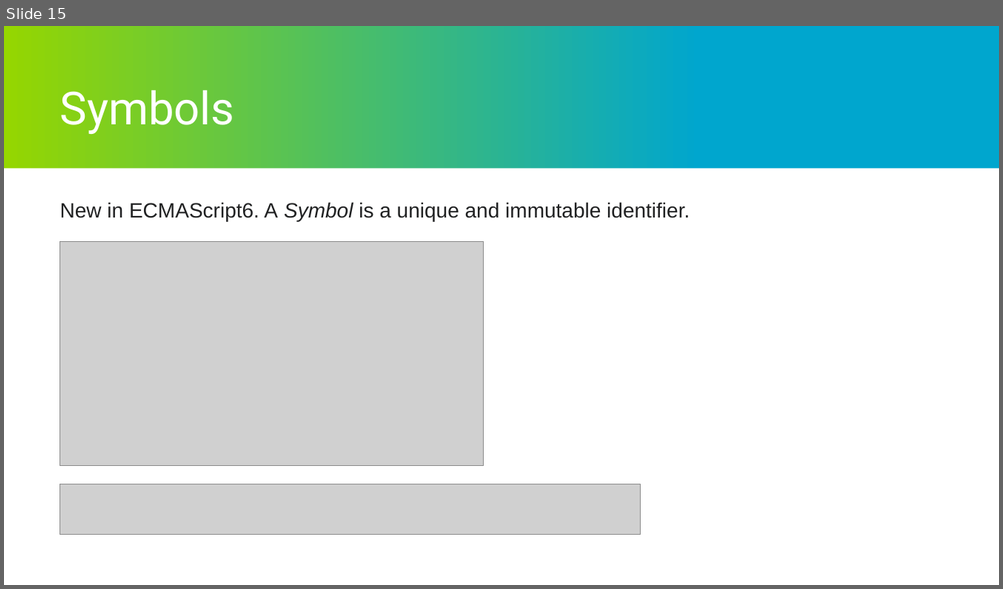
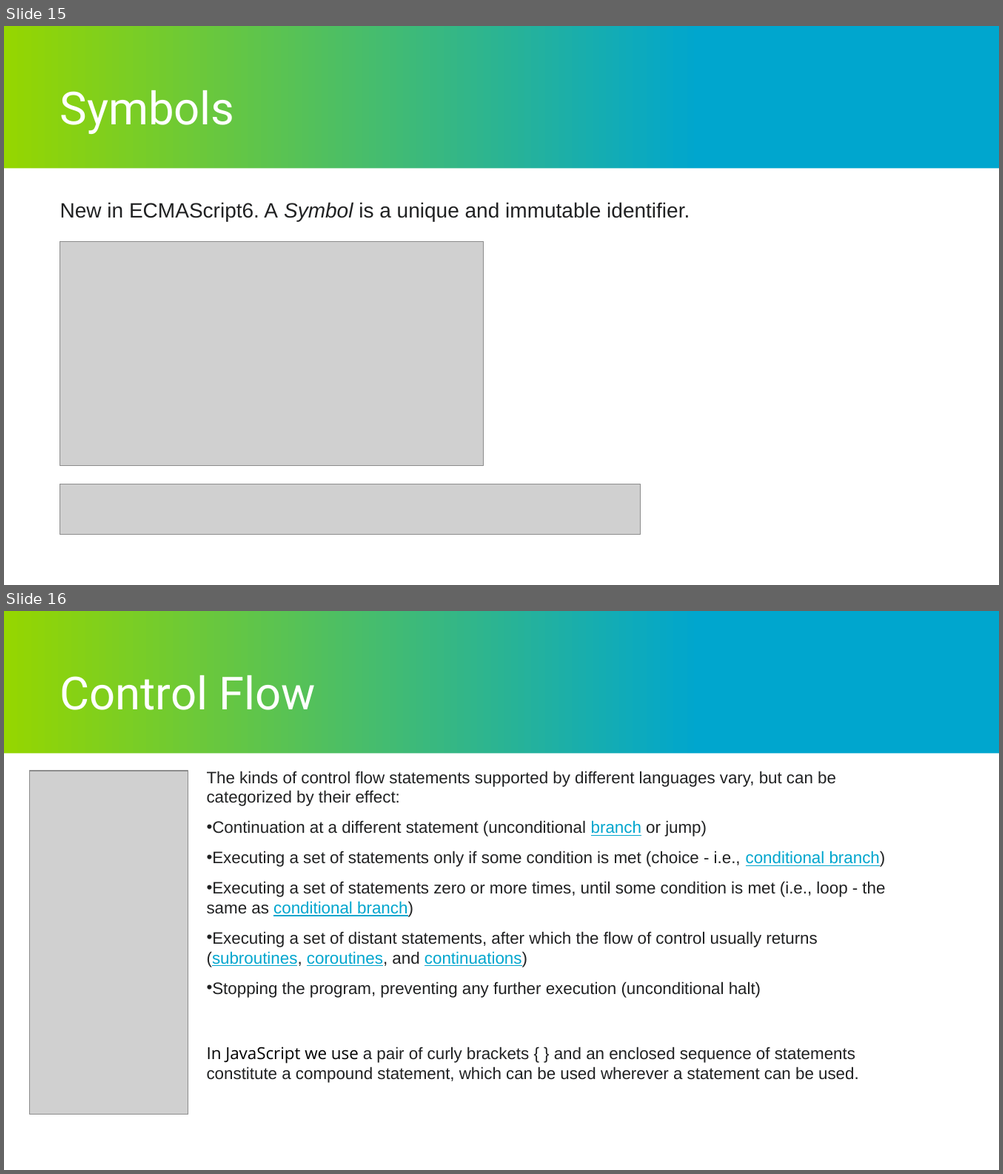
Before and after one commit to maksym-strus/presentations, a slide deck: Syntax.pptx. Shown one above the other, each under a label of ours: slide 15 before the commit, slides 15 and 16 after it. The pictures are 1003x589 and 1003x1174 pixels, drawn with LibreOffice and Linux fonts; fonts in the diff are those of the drawing; grey boxes stand for pictures; background and template pictures are left out. Boxes give left, top, right and bottom in pixels: in the first picture for what was removed or moved away, otherwise in the second. Text is boxed around its words. In the diff, an @@ line names an element or a change of style, - is before the commit and + after.

```diff
--- a/Syntax.pptx
+++ b/Syntax.pptx
@@ slide 16 added at box(4, 611, 999, 1170), background #000000; not listed: 2 template elements that a slide beside it also shows @@
@@ title added at box(60, 675, 315, 710), 44 pt, text #FFFFFF @@
+Control Flow
@@ picture added at box(30, 771, 188, 1115) @@
@@ text added at box(207, 771, 885, 1083), 16 pt, text #202122 @@
+The kinds of control flow statements supported by different languages vary, but can be categorized by their effect:
+• Continuation at a different statement (unconditional branch or jump)
+• Executing a set of statements only if some condition is met (choice - i.e., conditional branch)
+• Executing a set of statements zero or more times, until some condition is met (i.e., loop - the same as conditional branch)
+• Executing a set of distant statements, after which the flow of control usually returns (subroutines, coroutines, and continuations)
+• Stopping the program, preventing any further execution (unconditional halt)
+In JavaScript we use a pair of curly brackets { } and an enclosed sequence of statements constitute a compound statement, which can be used wherever a statement can be used.
```
Also in this commit, not shown: 18 other slides added, 1 other file.
